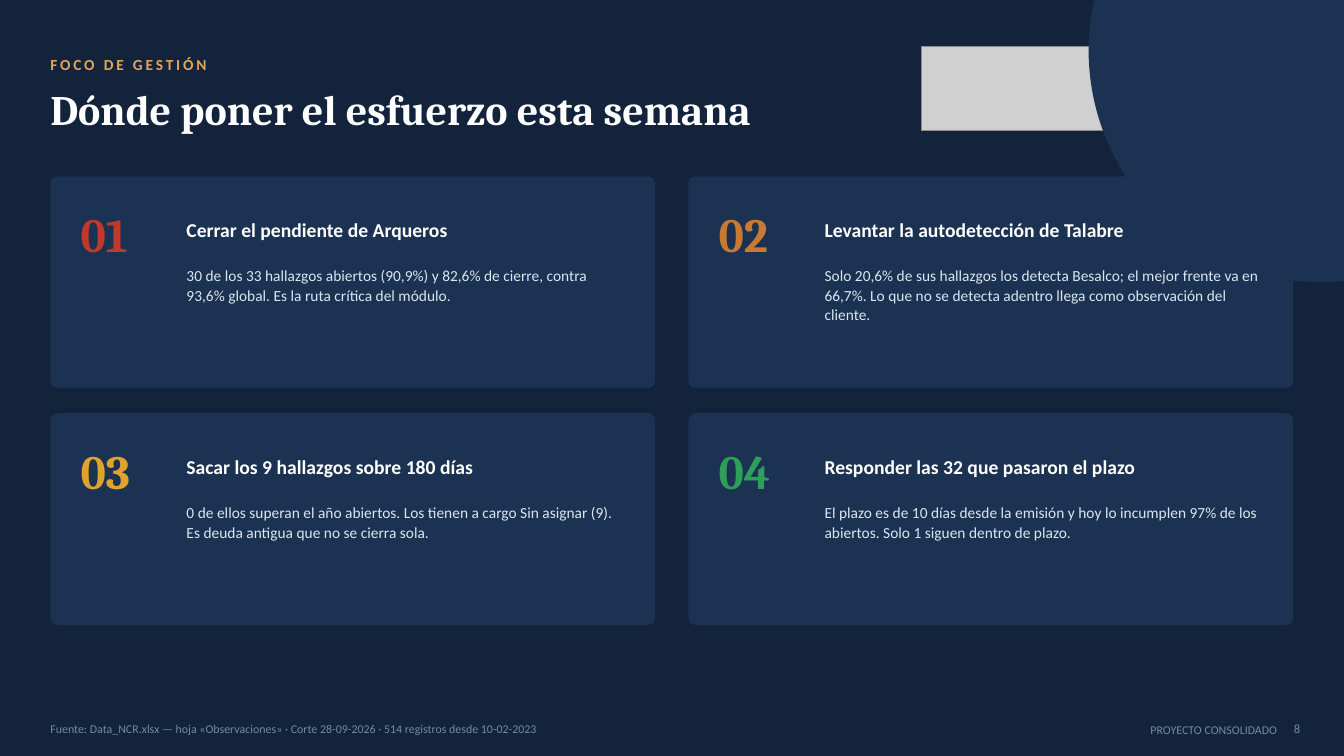
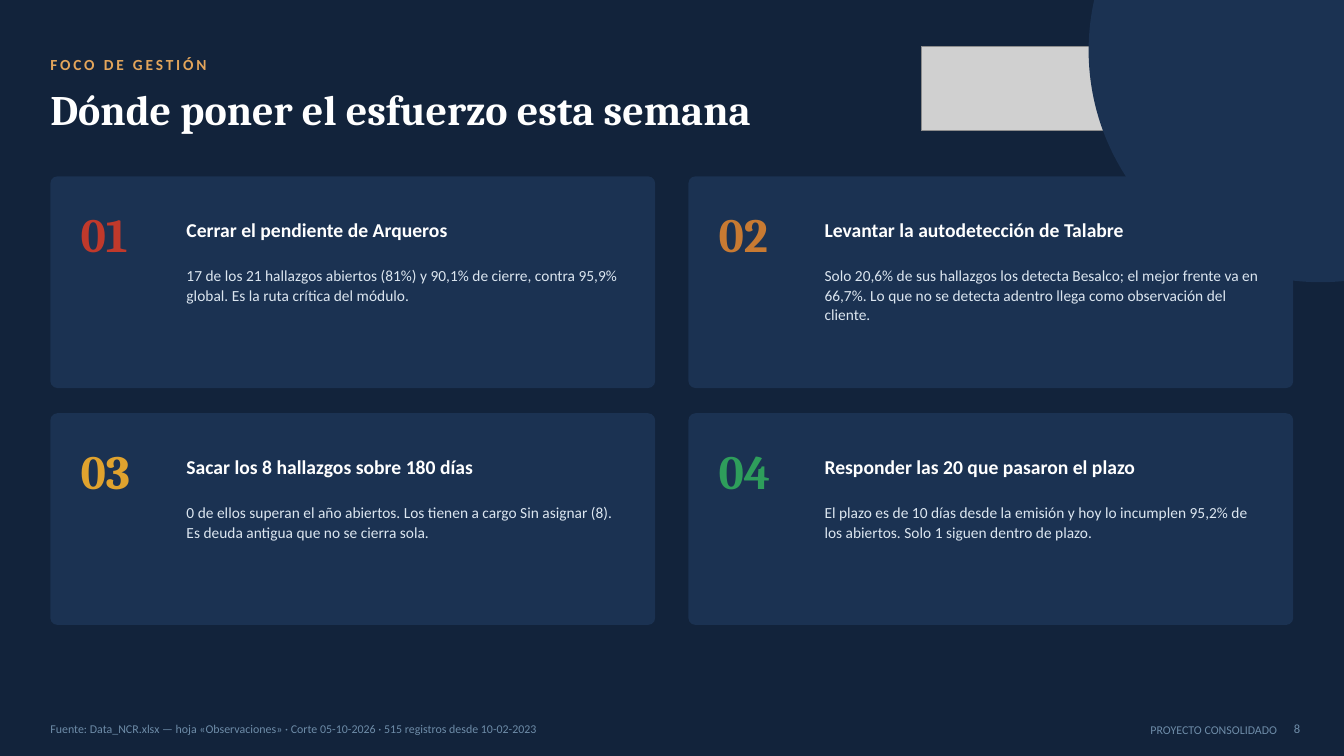
Before and after one commit to tdkvalex/Dashboard-HSEQ, a slide deck: slide 8 of modulo_nc/Panel_No_Conformidades.pptx. Drawn at 1344x756 pixels with LibreOffice and Linux fonts; fonts in the diff are those of the drawing; grey boxes stand for pictures. Boxes give left, top, right and bottom in pixels: in the first picture for what was removed or moved away, otherwise in the second. Text is boxed around its words. In the diff, an @@ line names an element or a change of style, - is before the commit and + after.

```diff
--- a/modulo_nc/Panel_No_Conformidades.pptx
+++ b/modulo_nc/Panel_No_Conformidades.pptx
@@ text at box(186, 270, 617, 304): text changed @@
-30 de los 33 hallazgos abiertos (90,9%) y 82,6% de cierre, contra 93,6% global. Es la ruta crítica del módulo.
+17 de los 21 hallazgos abiertos (81%) y 90,1% de cierre, contra 95,9% global. Es la ruta crítica del módulo.
@@ text at box(186, 460, 473, 478): text changed @@
-Sacar los 9 hallazgos sobre 180 días
+Sacar los 8 hallazgos sobre 180 días
@@ text at box(825, 460, 1135, 477): text changed @@
-Responder las 32 que pasaron el plazo
+Responder las 20 que pasaron el plazo
@@ text at box(186, 507, 612, 541): text changed @@
-0 de ellos superan el año abiertos. Los tienen a cargo Sin asignar (9). Es deuda antigua que no se cierra sola.
+0 de ellos superan el año abiertos. Los tienen a cargo Sin asignar (8). Es deuda antigua que no se cierra sola.
@@ text at box(825, 507, 1247, 541): text changed @@
-El plazo es de 10 días desde la emisión y hoy lo incumplen 97% de los abiertos. Solo 1 siguen dentro de plazo.
+El plazo es de 10 días desde la emisión y hoy lo incumplen 95,2% de los abiertos. Solo 1 siguen dentro de plazo.
@@ text at box(50, 725, 537, 735): text changed @@
-Fuente: Data_NCR.xlsx — hoja «Observaciones» · Corte 28-09-2026 · 514 registros desde 10-02-2023
+Fuente: Data_NCR.xlsx — hoja «Observaciones» · Corte 05-10-2026 · 515 registros desde 10-02-2023
```
Also in this commit, not shown: 16 other slides changed, 3 other files.
